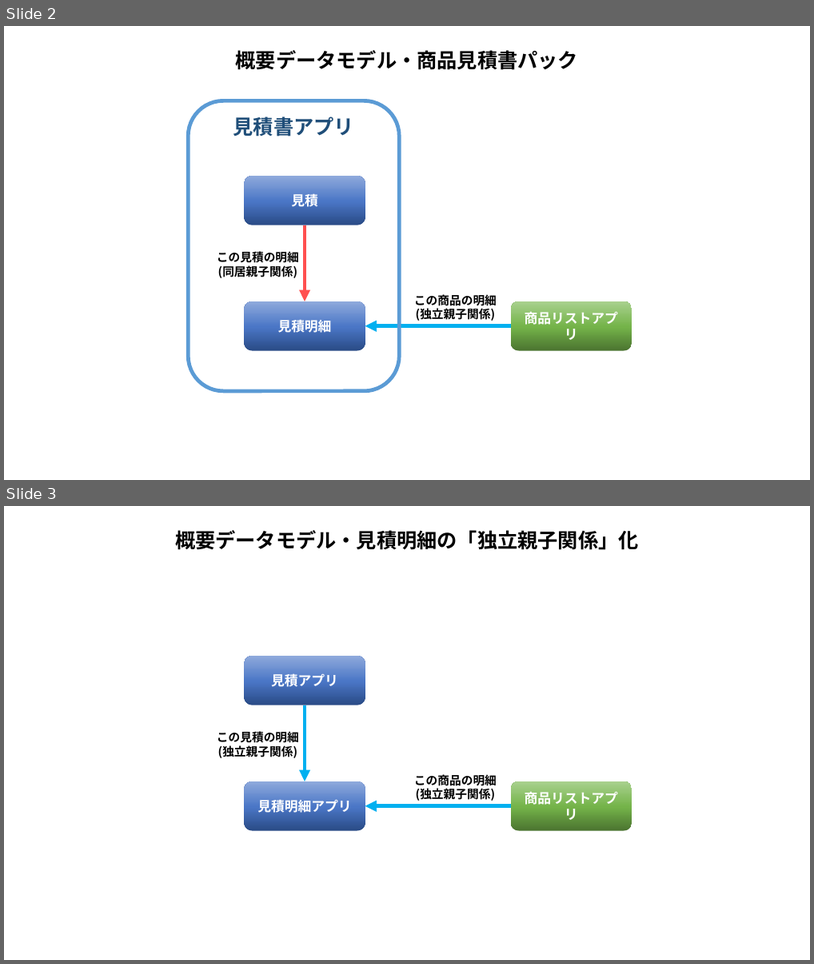
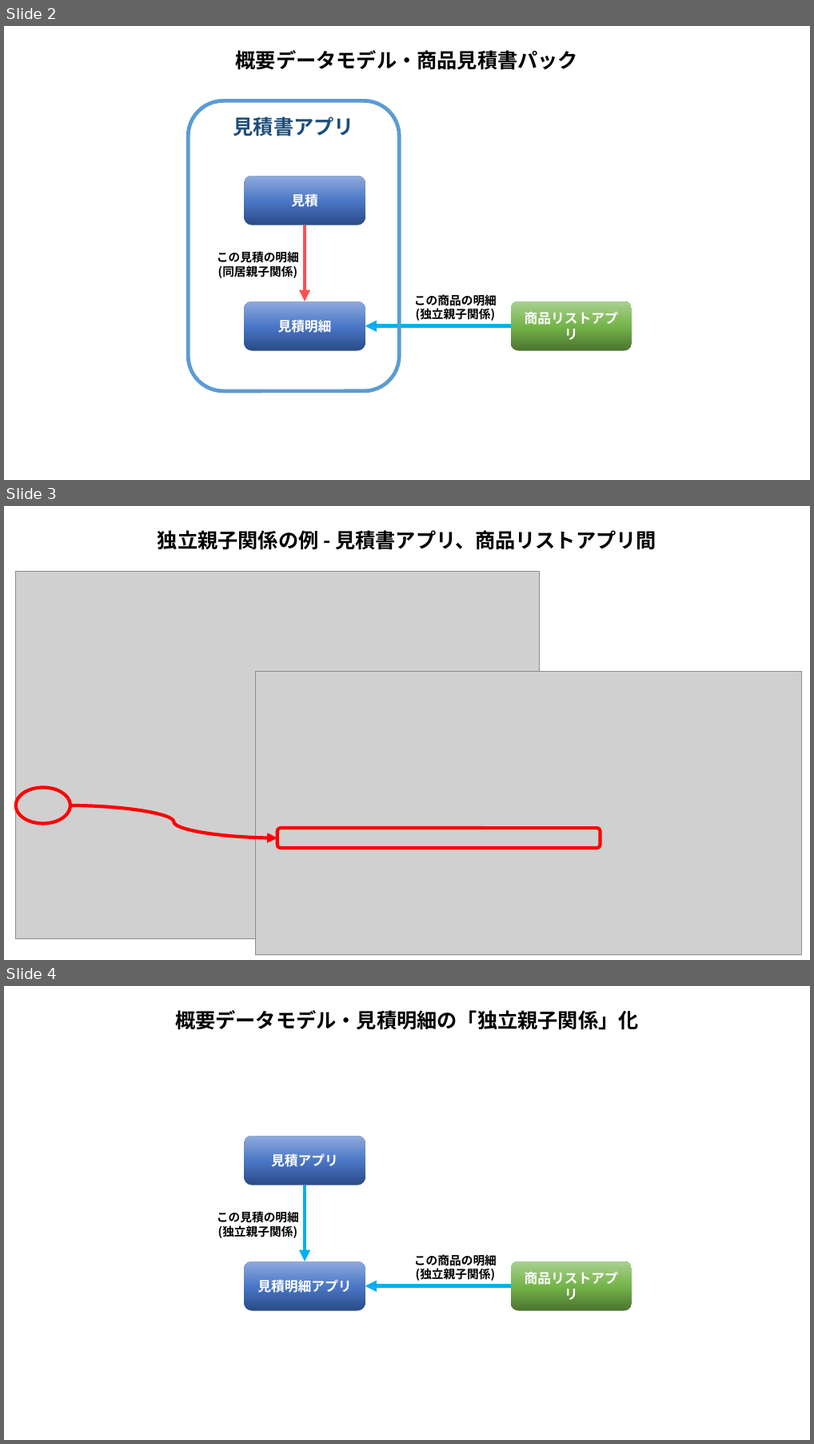
Before and after one commit to kojisatoReps2002/cydevnetManuscript, a slide deck: cdn/2016/dn1608explanatory.pptx. Shown one above the other, each under a label of ours: slides 2 and 3 before the commit, slides 2, 3 and 4 after it. The pictures are 814x964 and 814x1444 pixels, drawn with LibreOffice and Linux fonts; fonts in the diff are those of the drawing; grey boxes stand for pictures. Boxes give left, top, right and bottom in pixels: in the first picture for what was removed or moved away, otherwise in the second. Text is boxed around its words. In the diff, an @@ line names an element or a change of style, - is before the commit and + after.

Commit message:
三宅さん指摘の図を追加

```diff
--- a/cdn/2016/dn1608explanatory.pptx
+++ b/cdn/2016/dn1608explanatory.pptx
@@ slide 3 added at (4,506,810,960), background #FFFFFF @@
@@ title added at (158,530,657,550), 24 pt, text #000000, bold @@
+独立親子関係の例 - 見積書アプリ、商品リストアプリ間
@@ picture added at (16,572,540,939) @@
@@ picture added at (256,671,802,954) @@
@@ ellipse added at (16,788,70,824), outline #FF0000 4 pt @@
@@ curved arrow added from (70, 805) to (278, 837), #FF0000 4 pt @@
@@ rounded rectangle added at (278,828,601,848), outline #FF0000 4 pt @@
@@ what was slide 3 is now slide 4 @@
```
